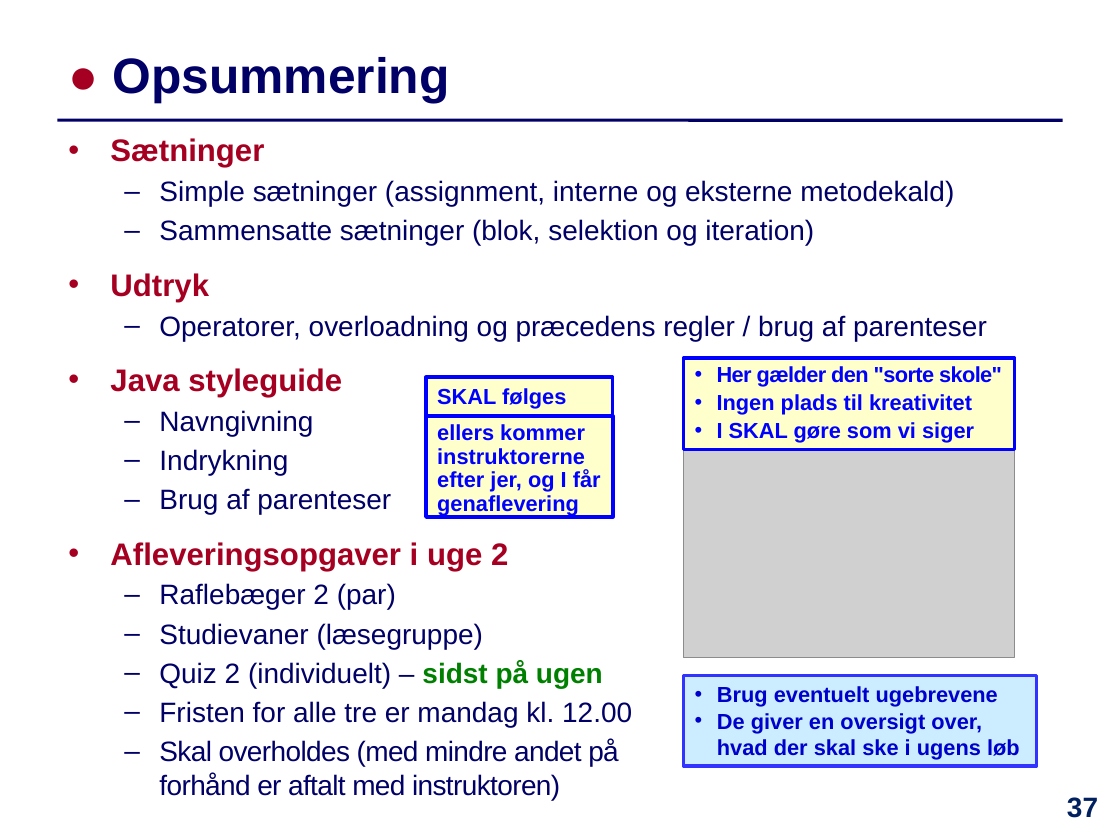
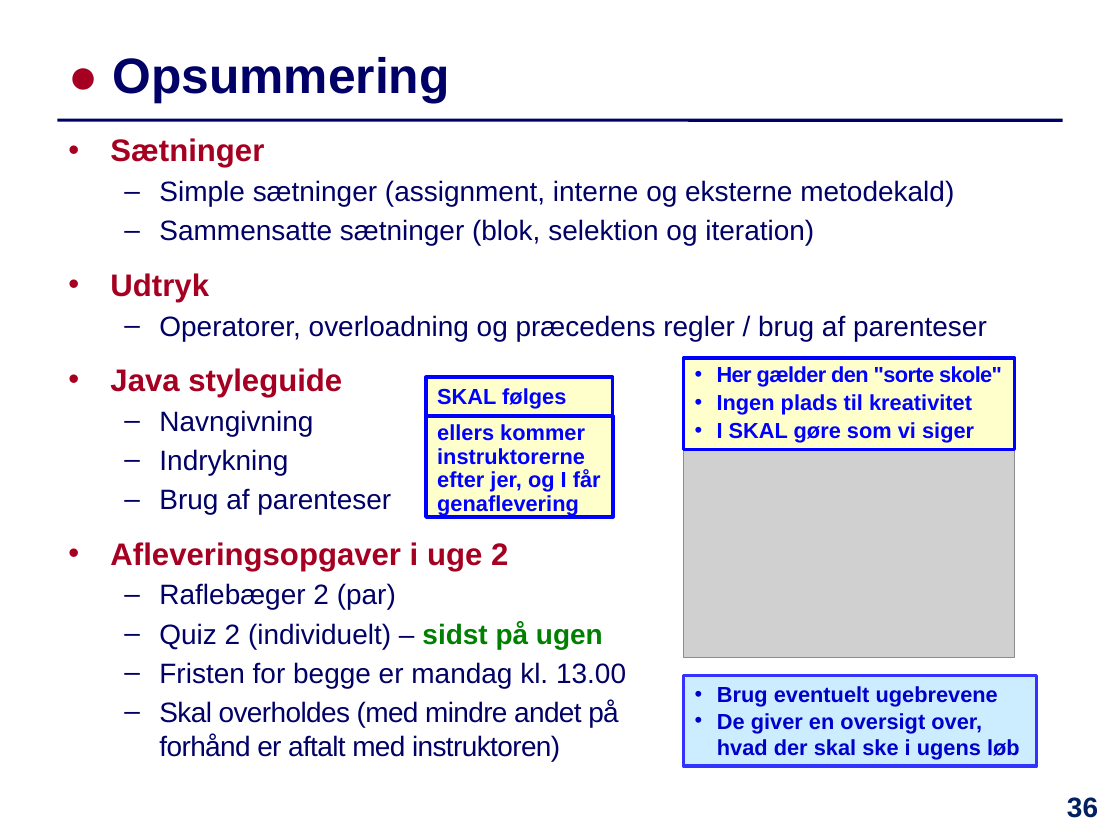
Before and after one commit to IntProgAU/Materiale, a slide deck: slide 36 of web/e23/uge_2a/Slides-Uge2-Mandag.pptx (slide 37 before the commit). Drawn at 1120x840 pixels with LibreOffice and Linux fonts; fonts in the diff are those of the drawing; grey boxes stand for pictures. Boxes give left, top, right and bottom in pixels: in the first picture for what was removed or moved away, otherwise in the second. Text is boxed around its words. In the diff, an @@ line names an element or a change of style, - is before the commit and + after.

```diff
--- a/web/e23/uge_2a/Slides-Uge2-Mandag.pptx
+++ b/web/e23/uge_2a/Slides-Uge2-Mandag.pptx
@@ text at [159, 623, 483, 649]: paragraph removed @@
-  – Studievaner (læsegruppe)
@@ text at [159, 662, 626, 688]: text changed @@
-  – Fristen for alle tre er mandag kl. 12.00
+  – Fristen for begge er mandag kl. 13.00
@@ page number at [1067, 797, 1098, 818]: text changed @@
-37
+36
```
Also in this commit, not shown: 4 other slides changed, 1 slide removed, 2 other files.
